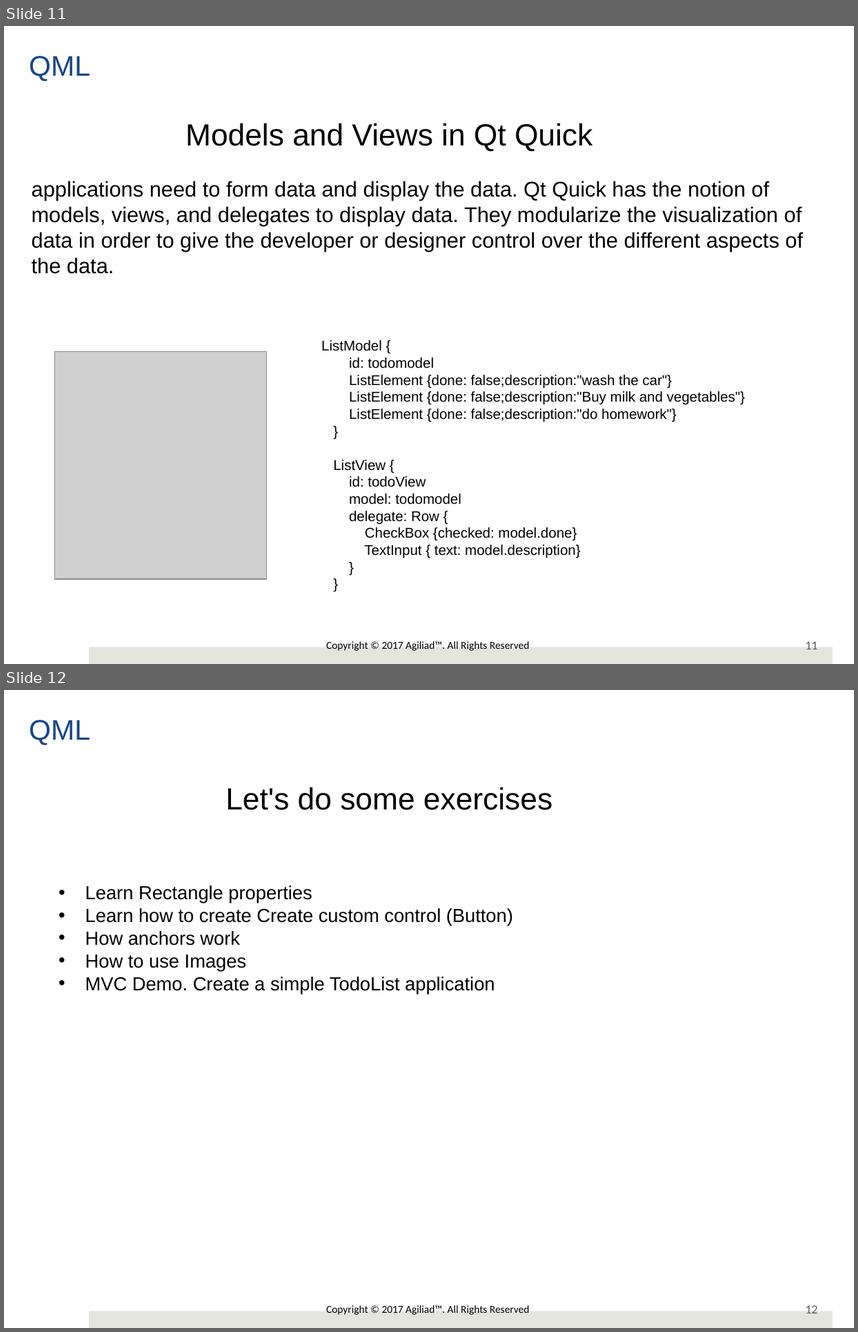
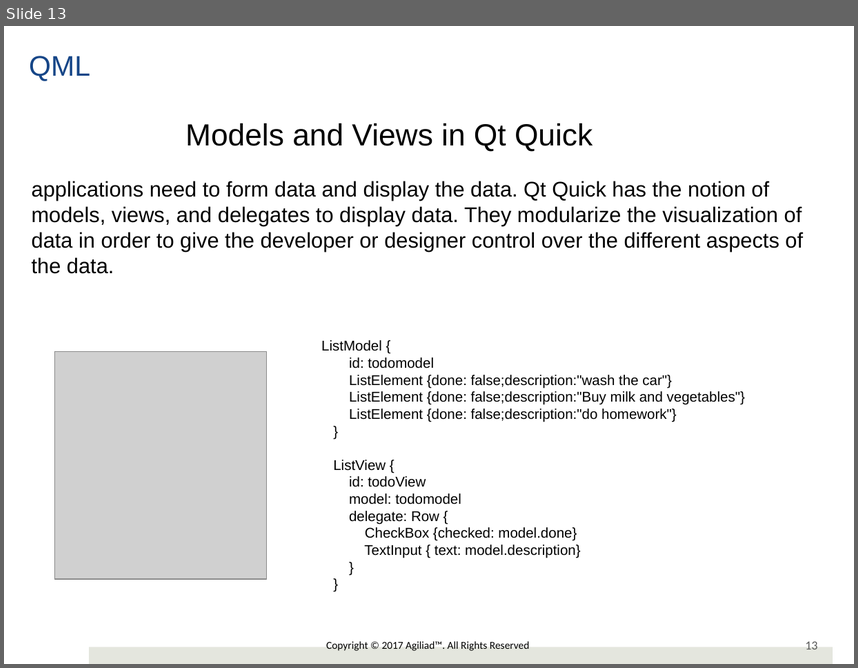
Before and after one commit to girishlande/QMLProjects, a slide deck: 6Course/QMLTraining.pptx. Shown one above the other, each under a label of ours: slides 11 and 12 before the commit, slide 13 after it. The pictures are 858x1332 and 858x668 pixels, drawn with LibreOffice and Linux fonts; fonts in the diff are those of the drawing; grey boxes stand for pictures; background and template pictures are left out. Boxes give left, top, right and bottom in pixels: in the first picture for what was removed or moved away, otherwise in the second. Text is boxed around its words. In the diff, an @@ line names an element or a change of style, - is before the commit and + after.

```diff
--- a/6Course/QMLTraining.pptx
+++ b/6Course/QMLTraining.pptx
@@ slide 12 removed at [4,690,854,1328], background #FFFFFF; not listed: 3 template elements that a slide beside it also shows @@
@@ text removed at [29,720,90,745] @@
-QML
@@ text removed at [225,787,553,810] @@
-Let's do some exercises
@@ text removed at [85,885,513,994] @@
-• Learn Rectangle properties
-• Learn how to create Create custom control (Button)
-• How anchors work
-• How to use Images
-• MVC Demo. Create a simple TodoList application
@@ what was slide 11 is now slide 13 @@
@@ page number at [805,641,818,649]: text changed @@
-11
+13
```
Also in this commit, not shown: 5 slides changed, 3 slides added, 8 other files.
